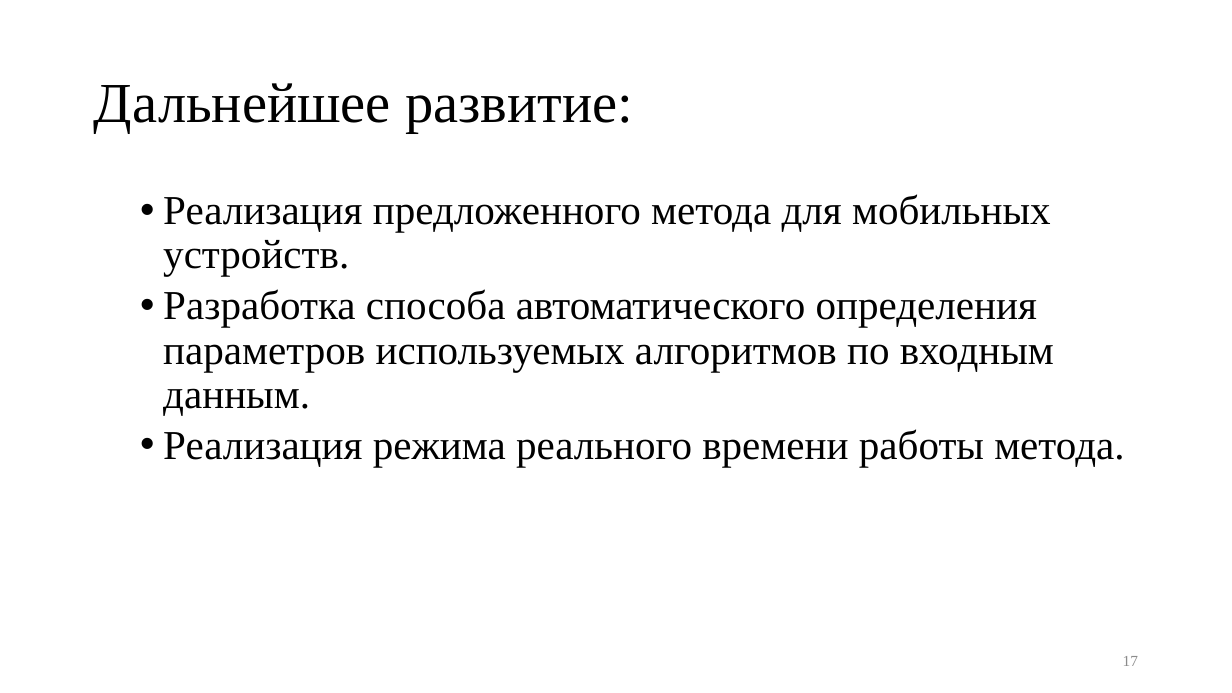
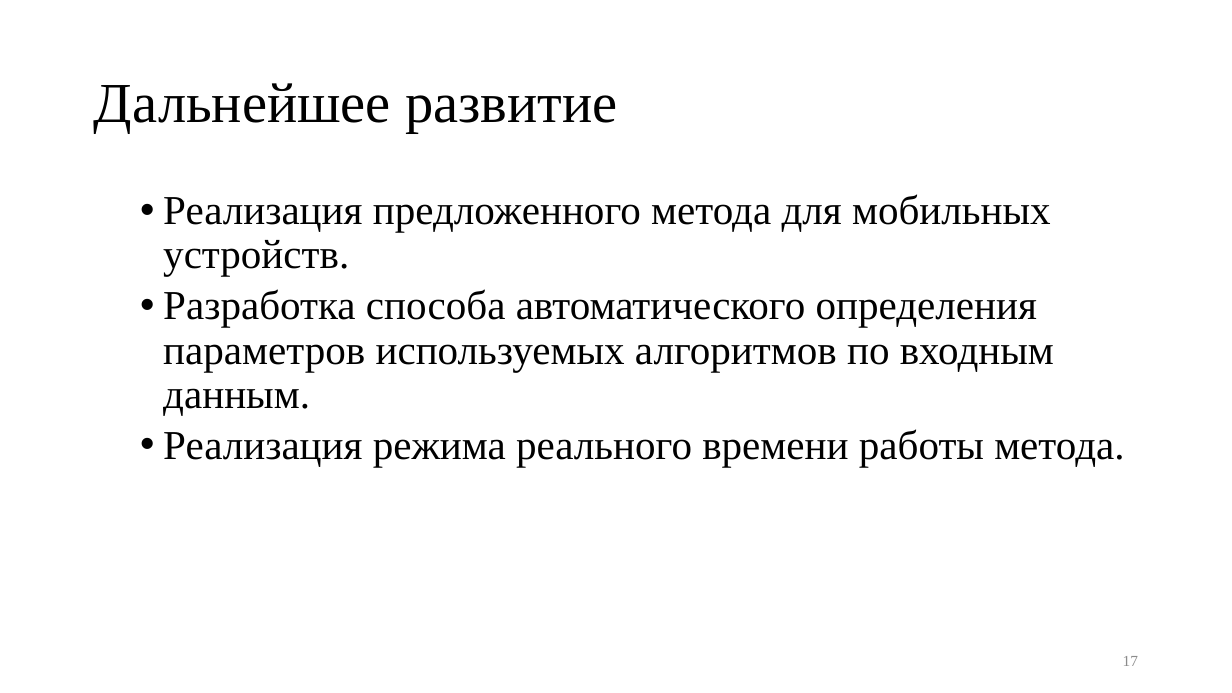
Before and after one commit to kaedvann/TrackFilter, a slide deck: slide 17 of docs/thesis/thesis.pptx. Drawn at 1232x693 pixels with LibreOffice and Linux fonts; fonts in the diff are those of the drawing. Boxes give left, top, right and bottom in pixels: in the first picture for what was removed or moved away, otherwise in the second. Text is boxed around its words. In the diff, an @@ line names an element or a change of style, - is before the commit and + after.

```diff
--- a/docs/thesis/thesis.pptx
+++ b/docs/thesis/thesis.pptx
@@ title at box(94, 83, 617, 133): text changed @@
-Дальнейшее развитие:
+Дальнейшее развитие
```
Also in this commit, not shown: 3 other slides changed, 2 other files.
